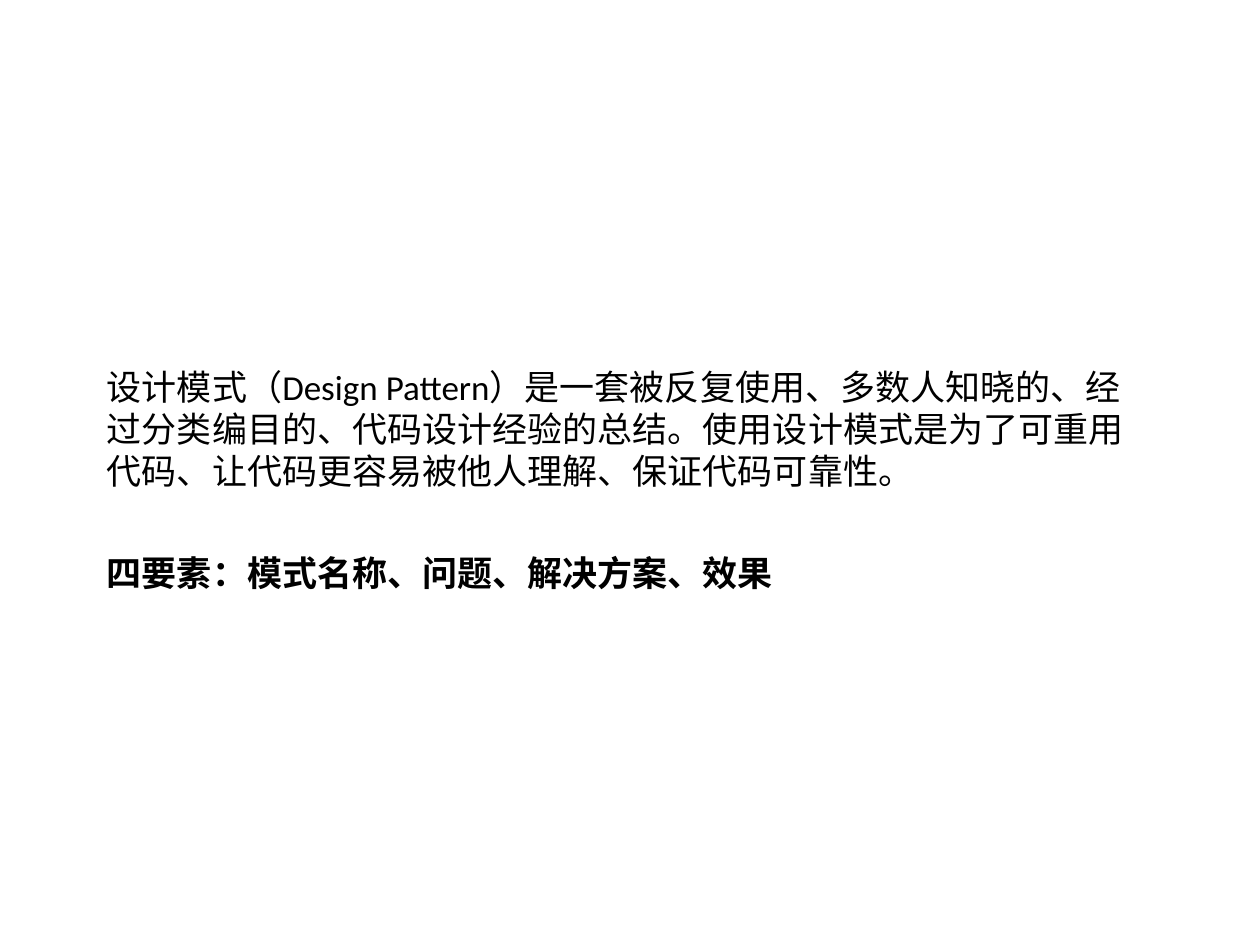
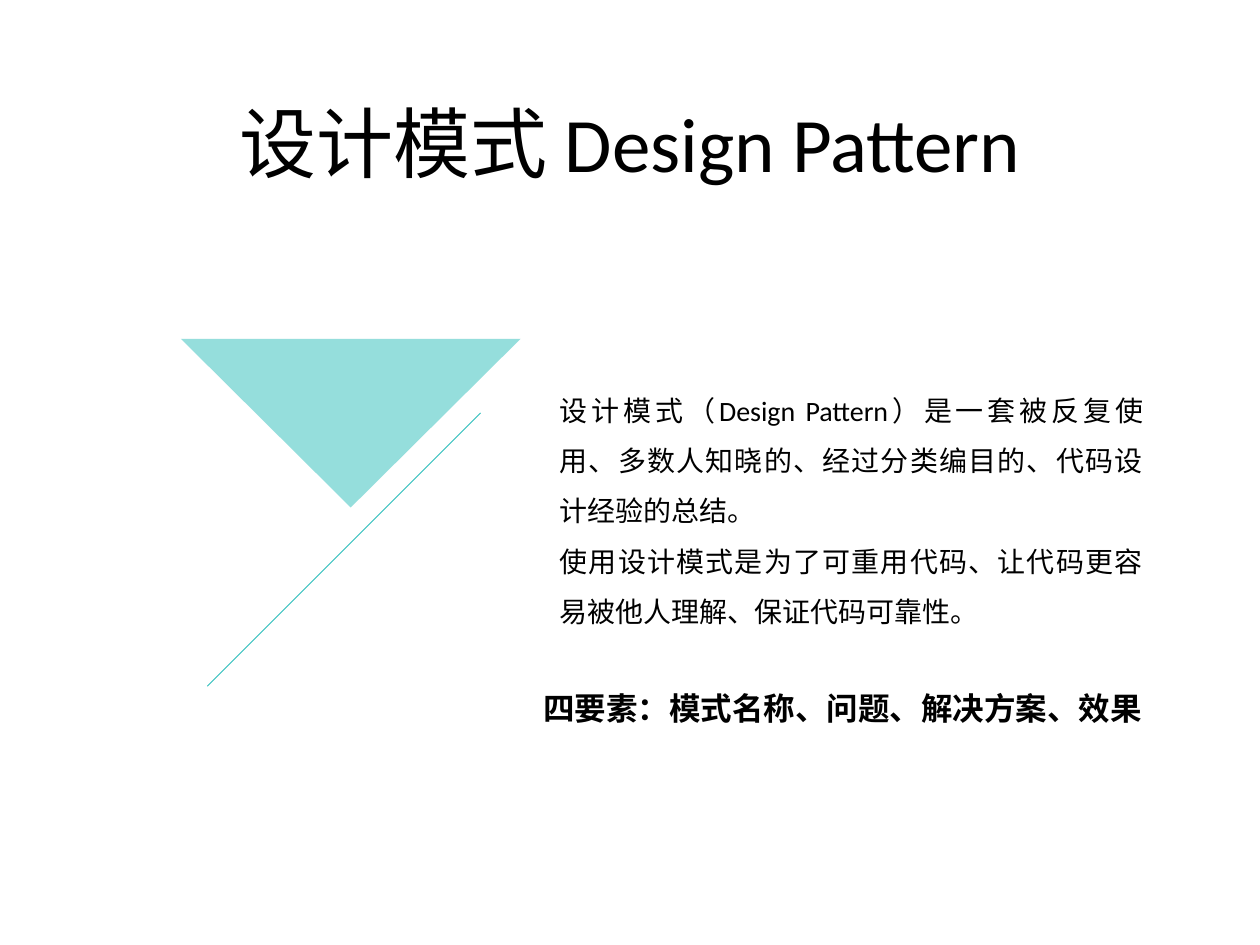
Before and after one commit to PlumpMath/DesignPattern-108, a slide deck: slide 3 of doc/Design Pattern.ppt. Drawn at 1260x945 pixels with LibreOffice and Linux fonts; fonts in the diff are those of the drawing. Boxes give left, top, right and bottom in pixels: in the first picture for what was removed or moved away, otherwise in the second. Text is boxed around its words. In the diff, an @@ line names an element or a change of style, - is before the commit and + after.

Commit message:
Update.

```diff
--- a/doc/Design Pattern.ppt
+++ b/doc/Design Pattern.ppt
@@ title added at [239,107,1020,186], 44 pt, text #000000 @@
+设计模式 Design Pattern
@@ freeform shape added at [181,339,522,508], fill #2CBEBB at 50% opacity @@
@@ text "设计模式（Design Pattern）是一套被反复使用、多数人知晓的、经过分类编目的、代码设计经验的总结。" at [560,397,1143,625]: vertical alignment bottom to top @@
@@ line added from (480, 413) to (208, 687), #2CBEBB 0.51 pt @@
@@ text at [560,397,1143,625]: text changed; size 20 to 16 pt @@
-设计模式（Design Pattern）是一套被反复使用、多数人知晓的、经过分类编目的、代码设计经验的总结。使用设计模式是为了可重用代码、让代码更容易被他人理解、保证代码可靠性。
-四要素：模式名称、问题、解决方案、效果
+设计模式（Design Pattern）是一套被反复使用、多数人知晓的、经过分类编目的、代码设计经验的总结。
+使用设计模式是为了可重用代码、让代码更容易被他人理解、保证代码可靠性。
@@ text added at [543,693,1142,723], 18 pt, text #000000, bold @@
+四要素：模式名称、问题、解决方案、效果
```
Also in this commit, not shown: 10 other slides changed, 2 slides added.
